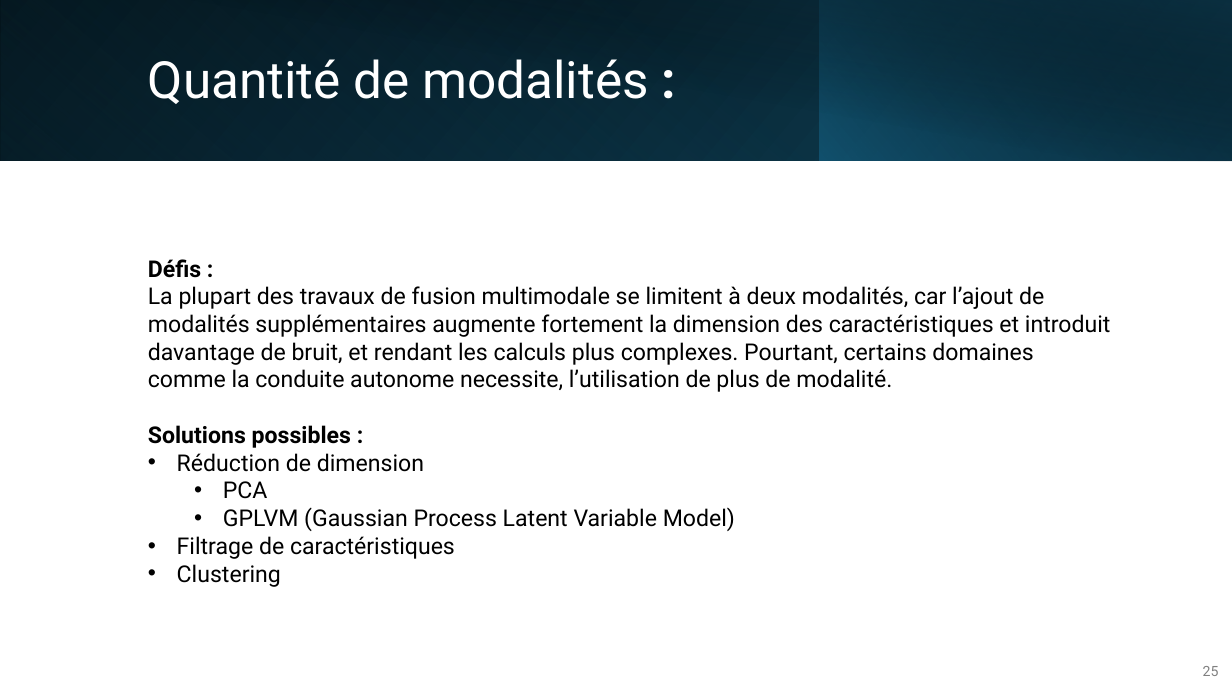
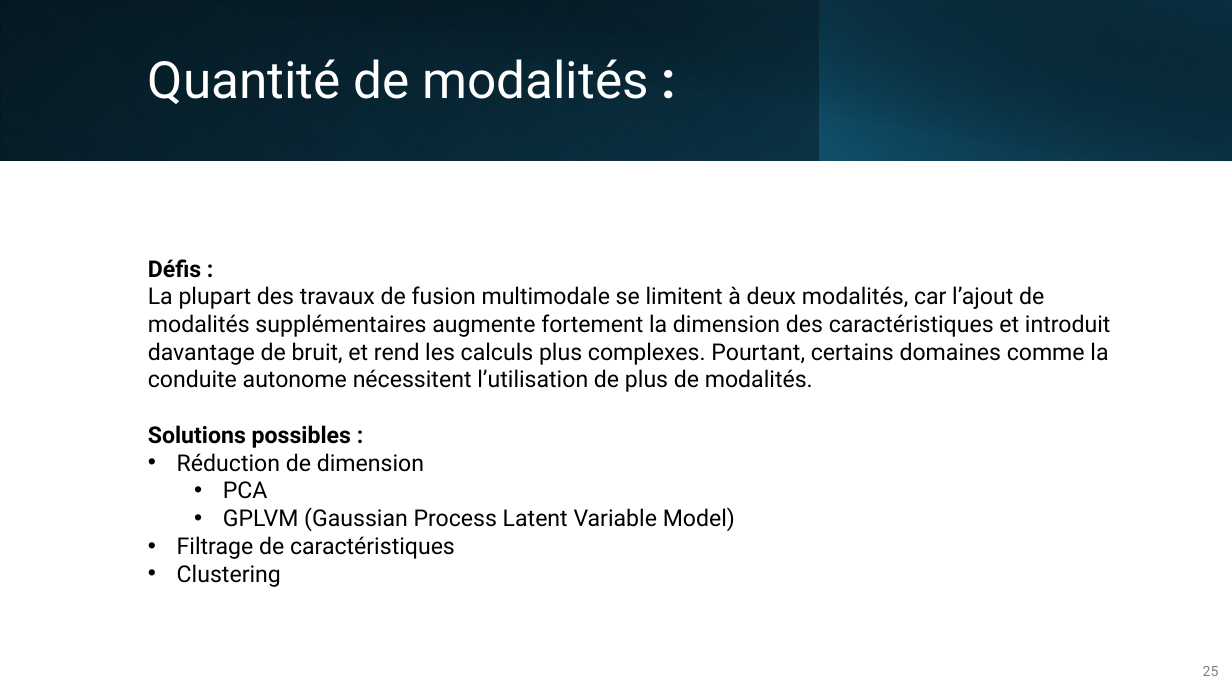
Before and after one commit to IzowRM/Stage-Cetic, a slide deck: slide 25 of Doc Slide/Presentation_du_27_01.pptx. Drawn at 1232x693 pixels with LibreOffice and Linux fonts; fonts in the diff are those of the drawing. Boxes give left, top, right and bottom in pixels: in the first picture for what was removed or moved away, otherwise in the second. Text is boxed around its words. In the diff, an @@ line names an element or a change of style, - is before the commit and + after.

```diff
--- a/Doc Slide/Presentation_du_27_01.pptx
+++ b/Doc Slide/Presentation_du_27_01.pptx
@@ text at (x1=148, y1=259, x2=1111, y2=392): text changed @@
-Défis :
-La plupart des travaux de fusion multimodale se limitent à deux modalités, car l’ajout de modalités supplémentaires augmente fortement la dimension des caractéristiques et introduit davantage de bruit, et rendant les calculs plus complexes. Pourtant, certains domaines comme la conduite autonome necessite, l’utilisation de plus de modalité.
+Défis :
+La plupart des travaux de fusion multimodale se limitent à deux modalités, car l’ajout de modalités supplémentaires augmente fortement la dimension des caractéristiques et introduit davantage de bruit, et rend les calculs plus complexes. Pourtant, certains domaines comme la conduite autonome nécessitent l’utilisation de plus de modalités.
```
Also in this commit, not shown: 13 other slides changed, 7 other files.
